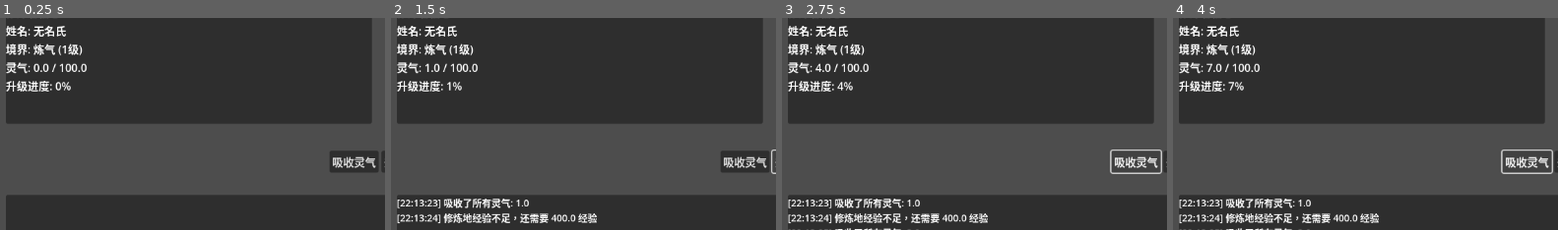
Above: before the commit, frames 1-4 (left to right).
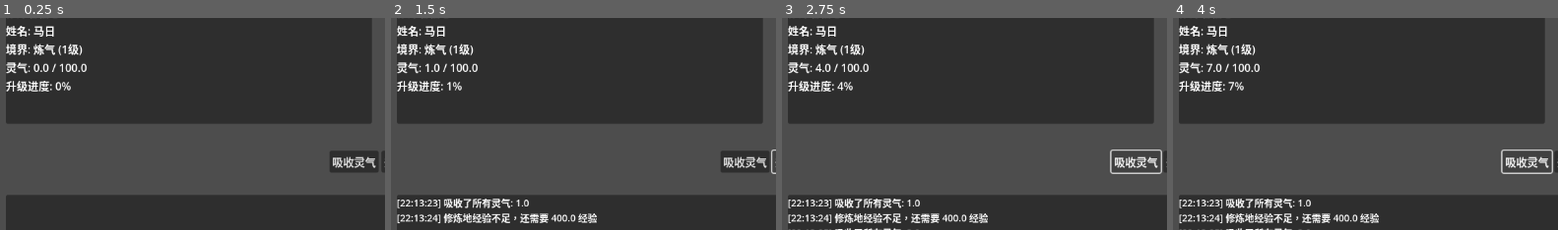
Above: after the commit, the same moments.

Repository: sevenyjl/Cultivation-Game
Game: Godot game, scene res://scenes/Main.tscn
Two runs of this game, one before a commit and one after it. Both use one fixed random seed, a clock stepped at 60 frames per second and the inputs below.
Inputs:
- Up to frame 1 (0.25 s): no input
- Up to frame 2 (1.5 s): click "吸收灵气" at 0.5 s; click "升级修炼地" at 1.25 s
- Up to frame 3 (2.75 s): click "吸收灵气" at 2 s
- Up to frame 4 (4 s): click "升级修炼地" at 2.75 s; click "吸收灵气" at 3.5 s
The pictures show only the part of the screen within x 0-50%, y 12-61%; the shares and areas given below are measured in that part.

The runs differ from the first frame. In frame 1, 0.3% of the frame differs, in the area x 8-18%, y 3-9%; in frame 2, 0.3%; in frame 3, 0.3%; in frame 4, 0.3%.

Commit message:
feat(修炼者): 添加攻击力系统并重构名称相关方法
为修炼者类添加基础攻击力属性和相关计算方法，包括获取攻击范围和随机攻击力值
重构名称相关方法，将get_name和set_name改为get_name_info和set_name_info
删除测试场景并修复主场景中的按钮信号连接问题

Diff:
--- a/godot/cultivation/classs/Cultivator.gd
+++ b/godot/cultivation/classs/Cultivator.gd
@@ -38,6 +38,10 @@
 @export var level: int = 1
 @export var qi: float = 0.0
 @export var name_info: String = ""
+
+# 攻击力相关属性
+@export var attack_base_min: float = 1.0
+@export var attack_base_max: float = 5.0
 
 # 只读属性
 var stage_name:
@@ -83,10 +87,43 @@
 func can_level_up() -> bool:
 	return qi >= get_required_qi()
 
+# 获取当前攻击范围
+func get_attack_range() -> Dictionary:
+	# 攻击力计算公式：
+	# 最终攻击力 = 基础攻击力 × (1 + 等级加成) × 境界倍数
+
+	# 1. 境界倍数计算
+	# 每个境界增加50%的攻击力系数
+	# 例：炼气(第0个境界) = 1.0，筑基(第1个境界) = 1.5，金丹(第2个境界) = 2.0
+	var stage_multiplier = 1.0 + (STAGES.keys().find(stage_name) * 0.5)
+
+	# 2. 等级加成计算
+	# 每级提供20%的基础攻击加成
+	# 例：1级 = 20%加成，2级 = 40%加成，3级 = 60%加成...
+	var level_bonus = level * 0.2
+
+	# 3. 计算最终的最小和最大攻击力范围
+	# 将基础攻击力、等级加成和境界倍数相乘得到最终攻击力
+	return {
+		"min": attack_base_min * (1.0 + level_bonus) * stage_multiplier,
+		"max": attack_base_max * (1.0 + level_bonus) * stage_multiplier
+	}
+
+# 获取随机攻击力值
+func get_random_attack() -> float:
+	var range = get_attack_range()
+	return range.min + randf() * (range.max - range.min)
+
 # 执行升级
 func level_up() -> bool:
 	if can_level_up():
 		qi -= get_required_qi()
 		level += 1
+		# 升级时基础攻击力增长公式：
+		# 基础最小攻击力 = 当前基础最小攻击力 × 1.1（每级提升10%）
+		# 基础最大攻击力 = 当前基础最大攻击力 × 1.15（每级提升15%）
+		# 这样设计使得攻击范围随等级提升而逐渐扩大
+		attack_base_min *= 1.1
+		attack_base_max *= 1.15
 		return true
 	return false
--- a/godot/cultivation/manager/GameManager.gd
+++ b/godot/cultivation/manager/GameManager.gd
@@ -22,7 +22,7 @@
 	# 初始化游戏对象
 	if not cultivator:
 		cultivator = Cultivator.new()
-		cultivator.set_name(cultivator.generate_random_name())  # 设置随机名称
+		cultivator.set_name_info(cultivator.generate_random_name())  # 设置随机名称
 	if not cultivation_location:
 		cultivation_location = CultivationLocation.new()
 
@@ -74,7 +74,7 @@
 # 获取修炼者境界信息
 func get_cultivator_info() -> Dictionary:
 	return {
-		"name": cultivator.get_name(),
+		"name": cultivator.get_name_info(),
 		"level": cultivator.level,
 		"stage": cultivator.stage_name,
 		"current_qi": cultivator.qi,
--- a/godot/cultivation/scenes/Main.tscn
+++ b/godot/cultivation/scenes/Main.tscn
@@ -14,10 +14,6 @@
 
 
 func _ready():
-	# 连接按钮信号
-	absorb_button.connect(\"pressed\", Callable(self, \"_on_absorb_pressed\"))
-	upgrade_location_button.connect(\"pressed\", Callable(self, \"_on_upgrade_location_pressed\"))
-
 	# 初始化UI显示
 	update_ui()
 
@@ -42,7 +38,8 @@
 	location_info_label.text += \"生产速度: %.1f/秒\\n\" % location.qi_generation_rate
 	location_info_label.text += \"溢出经验: %.1f / %.1f\" % [location.overflow_exp, location.get_required_exp()]
 
-func _on_absorb_pressed():
+
+func _on_absorb_button_pressed() -> void:
 	var location = GameManager.instance.cultivation_location
 	var cultivator = GameManager.instance.cultivator
 	var lq=location.current_qi
@@ -57,7 +54,8 @@
 	else:
 		add_log(\"没有灵气可以吸收\")
 
-func _on_upgrade_location_pressed():
+
+func _on_upgrade_location_button_pressed() -> void:
 	var location = GameManager.instance.cultivation_location
 
 	if location.can_upgrade():
@@ -164,3 +162,4 @@
 selection_enabled = true
 
 [connection signal="pressed" from="CanvasLayer/UI/Controls/AbsorbButton" to="." method="_on_absorb_button_pressed"]
+[connection signal="pressed" from="CanvasLayer/UI/Controls/UpgradeLocationButton" to="." method="_on_upgrade_location_button_pressed"]
--- a/godot/cultivation/scenes/TestScene.tscn
+++ /dev/null
@@ -1,9 +0,0 @@
-[gd_scene load_steps=2 format=3 uid="uid://dm7t2ssy1cy1g"]
-
-[ext_resource type="Script" path="res://manager/TestCultivationLocation.gd" id="1_test"]
-
-[node name="TestScene" type="Node2D"]
-script = ExtResource("1_test")
-
-[node name="GameManager" type="Node" parent="."]
-script = ExtResource("1_cultivat")
